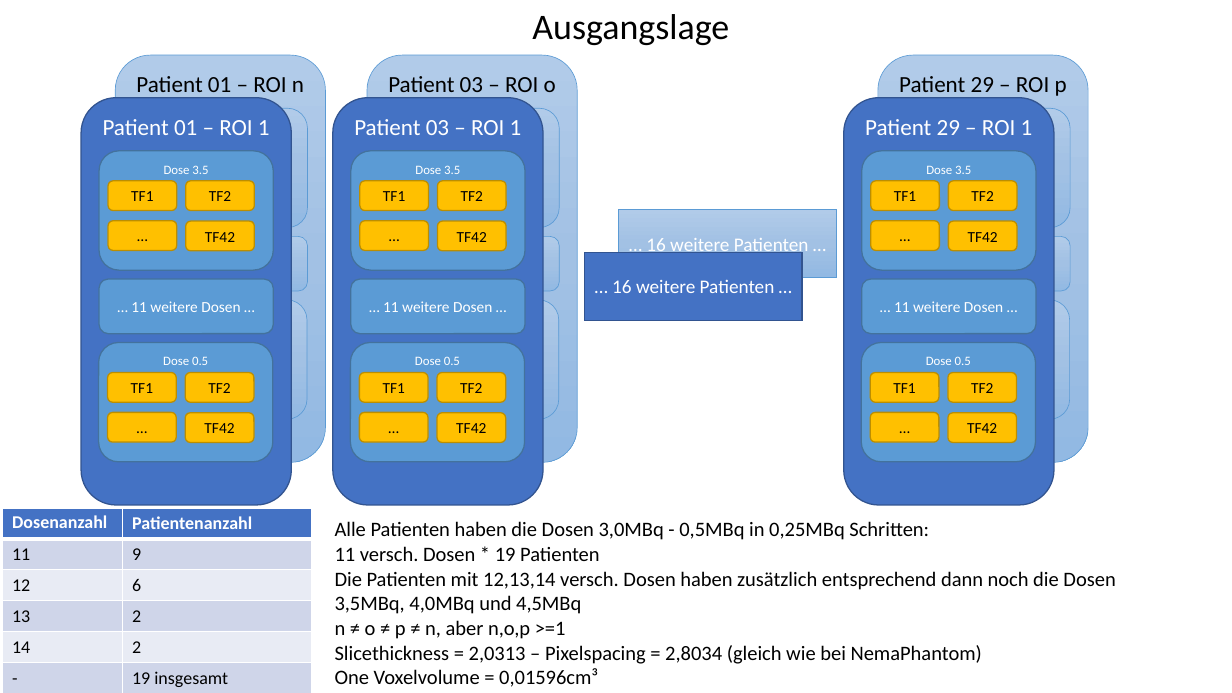
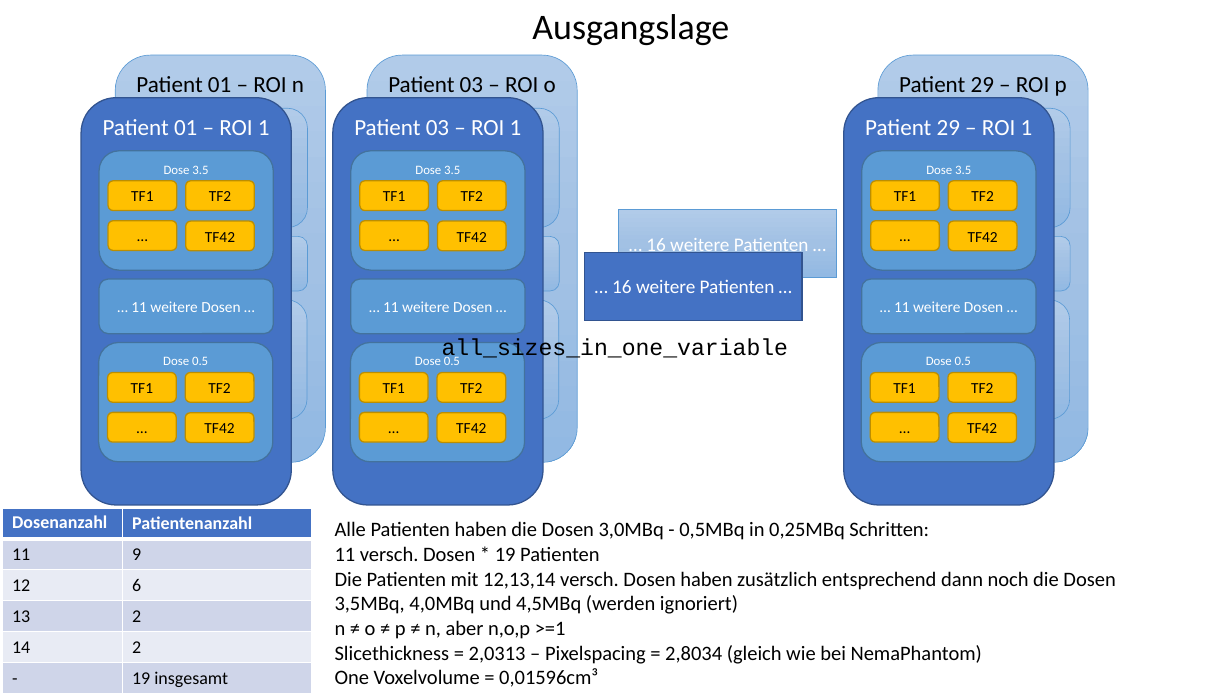
Before and after one commit to thomaskuestner/TAToolbox, a slide deck: slide 1 of Matthias/02-Patients3MBq/Was_wird_wie_getestet.pptx. Drawn at 1232x693 pixels with LibreOffice and Linux fonts; fonts in the diff are those of the drawing. Boxes give left, top, right and bottom in pixels: in the first picture for what was removed or moved away, otherwise in the second. Text is boxed around its words. In the diff, an @@ line names an element or a change of style, - is before the commit and + after.

```diff
--- a/Matthias/02-Patients3MBq/Was_wird_wie_getestet.pptx
+++ b/Matthias/02-Patients3MBq/Was_wird_wie_getestet.pptx
@@ text added at <box>442,338,789,362</box>, 18 pt, text #000000 @@
+all_sizes_in_one_variable
@@ text at <box>335,571,1115,614</box>: text changed @@
-Die Patienten mit 12,13,14 versch. Dosen haben zusätzlich entsprechend dann noch die Dosen 3,5MBq, 4,0MBq und 4,5MBq
+Die Patienten mit 12,13,14 versch. Dosen haben zusätzlich entsprechend dann noch die Dosen 3,5MBq, 4,0MBq und 4,5MBq (werden ignoriert)
```
Also in this commit, not shown: 1 slide added, 1 other file.
